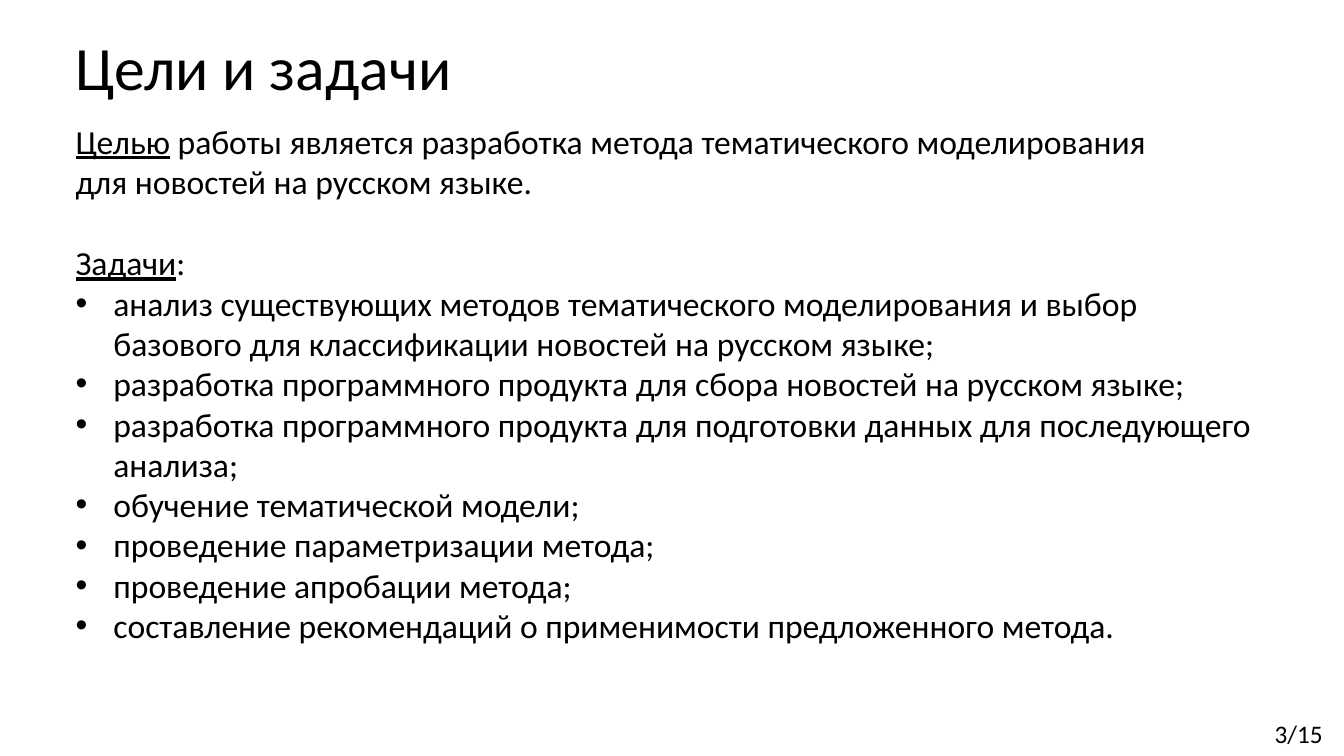
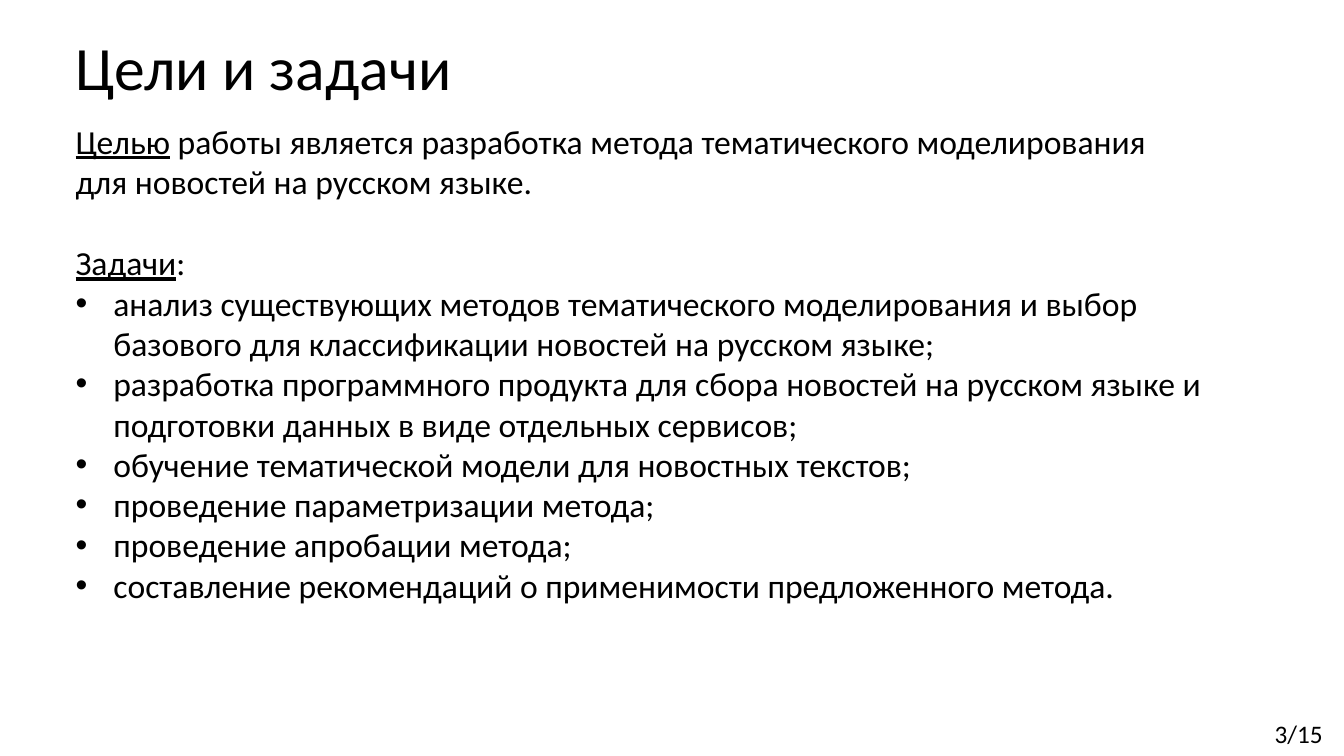
Before and after one commit to Kirmark/bachelor-qualification-work, a slide deck: slide 3 of presentation/presentation.pptx. Drawn at 1344x756 pixels with LibreOffice and Linux fonts; fonts in the diff are those of the drawing. Boxes give left, top, right and bottom in pixels: in the first picture for what was removed or moved away, otherwise in the second. Text is boxed around its words. In the diff, an @@ line names an element or a change of style, - is before the commit and + after.

```diff
--- a/presentation/presentation.pptx
+++ b/presentation/presentation.pptx
@@ text at (x1=113, y1=373, x2=1201, y2=483): text changed @@
-• разработка программного продукта для сбора новостей на русском языке;
-• разработка программного продукта для подготовки данных для последующего анализа;
-• обучение тематической модели;
+• разработка программного продукта для сбора новостей на русском языке и подготовки данных в виде отдельных сервисов;
+• обучение тематической модели для новостных текстов;
```
Also in this commit, not shown: 8 other slides changed, 15 other files.
